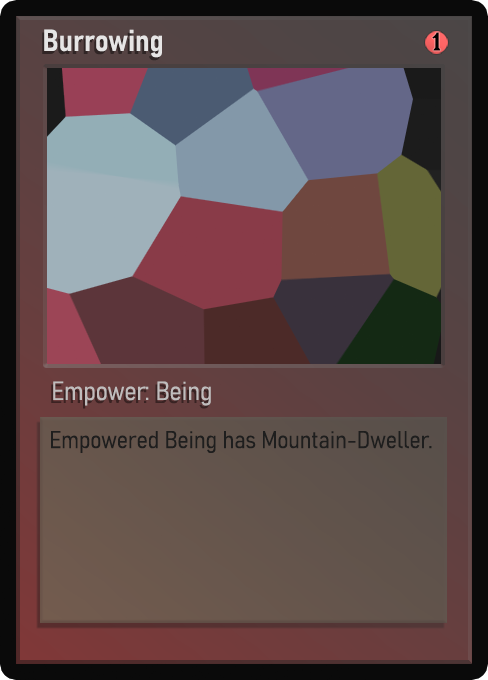
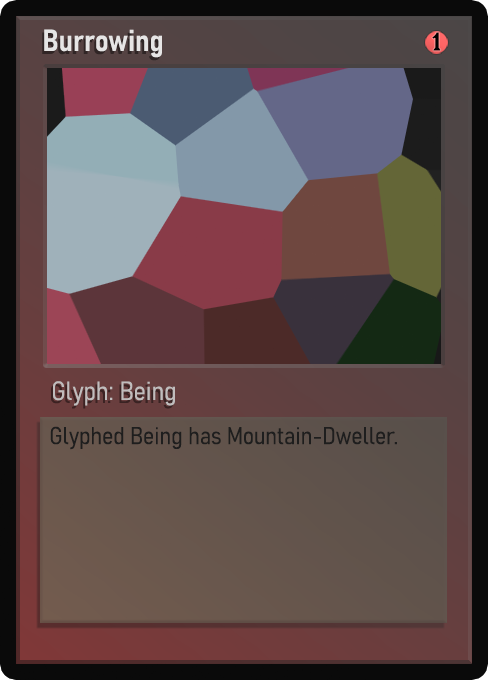
Layers edited between the first and the second 488 × 680 image:
painted on "Class" over [53, 381, 211, 406]
painted on "Desc_norm" over [50, 426, 432, 453]
